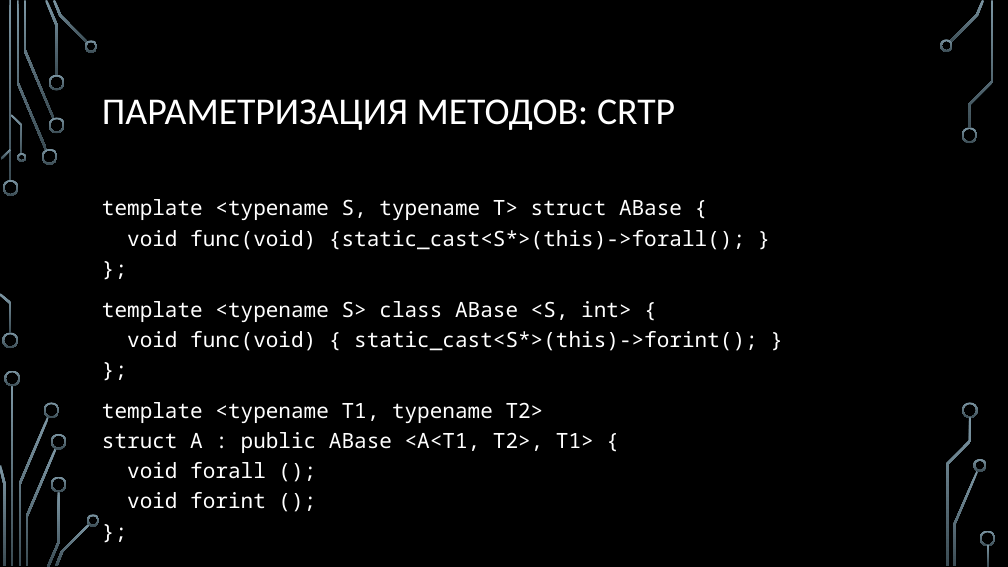
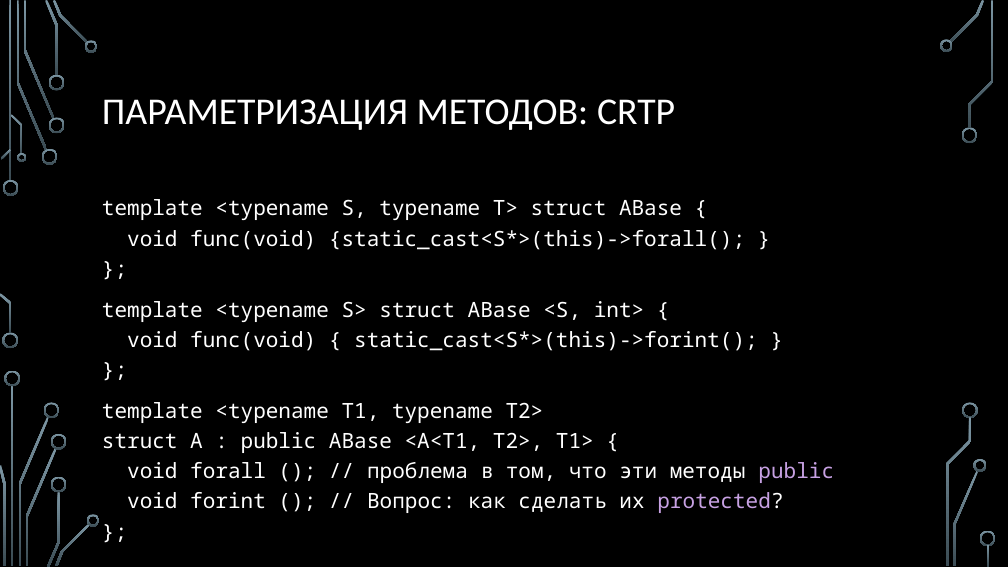
Before and after one commit to MIPT-ILab/cpp-lects-rus, a slide deck: slide 58 of slides/lec2-2-class-templates.pptx (slide 49 before the commit). Drawn at 1008x567 pixels with LibreOffice and Linux fonts; fonts in the diff are those of the drawing; background and template pictures are left out. Boxes give left, top, right and bottom in pixels: in the first picture for what was removed or moved away, otherwise in the second. Text is boxed around its words. In the diff, an @@ line names an element or a change of style, - is before the commit and + after.

Commit message:
CRTP files for tomorrow talk and big slides update

```diff
--- a/slides/lec2-2-class-templates.pptx
+++ b/slides/lec2-2-class-templates.pptx
@@ text at <box>102,301,834,513</box>: text changed @@
-template <typename S> class ABase <S, int> {
-void func(void) { static_cast<S*>(this)->forint(); }
-};
-template <typename T1, typename T2>
-struct A : public ABase <A<T1, T2>, T1> {
-void forall ();
-void forint ();
-};
+template <typename S> struct ABase <S, int> {
+void func(void) { static_cast<S*>(this)->forint(); }
+};
+template <typename T1, typename T2>
+struct A : public ABase <A<T1, T2>, T1> {
+void forall (); // проблема в том, что эти методы public
+void forint (); // Вопрос: как сделать их protected?
+};
```
Also in this commit, not shown: 7 other slides changed, 14 slides added, 9 other files.
